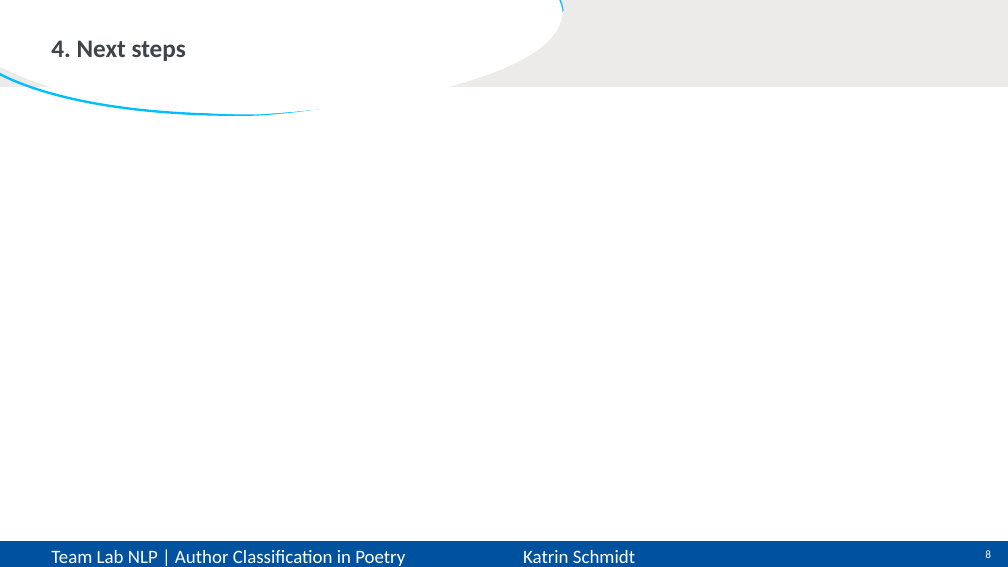
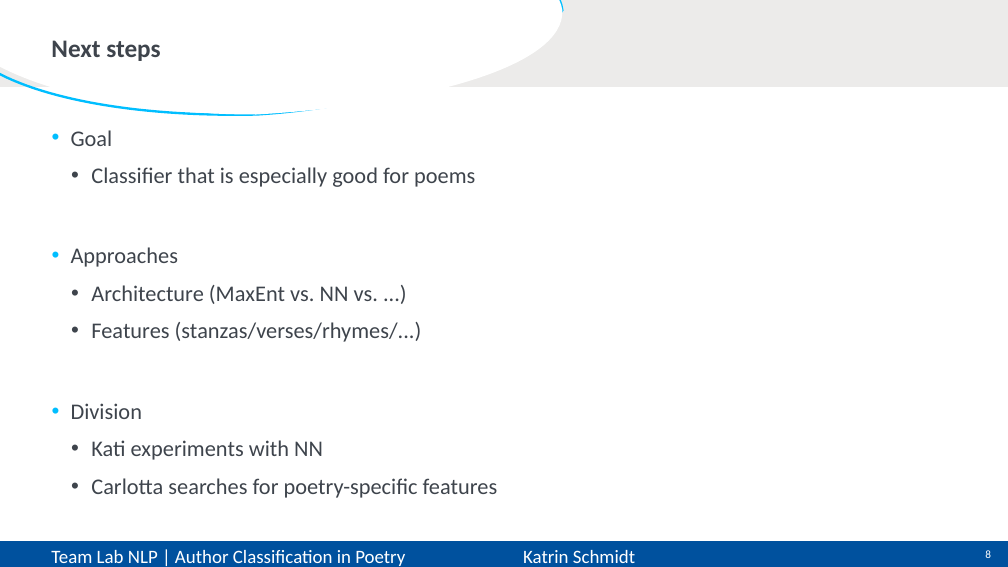
Before and after one commit to CarlottaQuensel/Author_Classification-Team_Lab, a slide deck: slide 8 of reports/TeamLab-presentation.pptx. Drawn at 1008x567 pixels with LibreOffice and Linux fonts; fonts in the diff are those of the drawing. Boxes give left, top, right and bottom in pixels: in the first picture for what was removed or moved away, otherwise in the second. Text is boxed around its words. In the diff, an @@ line names an element or a change of style, - is before the commit and + after.

```diff
--- a/reports/TeamLab-presentation.pptx
+++ b/reports/TeamLab-presentation.pptx
@@ title at [51, 40, 160, 61]: text changed @@
-4. Next steps
+Next steps
@@ text added at [71, 130, 498, 498], 21.3 pt, text #3E444C @@
+• Goal
+  • Classifier that is especially good for poems
+• Approaches
+  • Architecture (MaxEnt vs. NN vs. ...)
+  • Features (stanzas/verses/rhymes/...)
+• Division
+  • Kati experiments with NN
+  • Carlotta searches for poetry-specific features
```
Also in this commit, not shown: 2 other slides changed.
